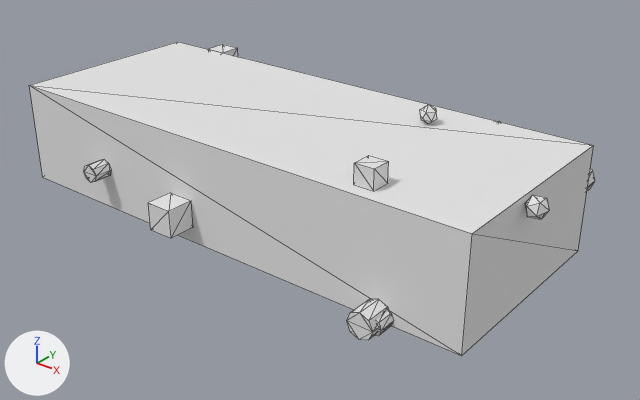
Two versions of the glTF model public/Objects/object04_high.glb, one commit apart.
Both versions are drawn from a 50 mm camera at (5.0, -5.77, 3.31) aimed at (0.32, 0.08, -0.32). The lights are fixed; the arrows at lower left show +X, +Y and +Z. The first picture is the older version. Mesh edges are drawn as thin lines. Vertices at exactly the same position are counted once.

Objects in the first picture: 'object04_high'.
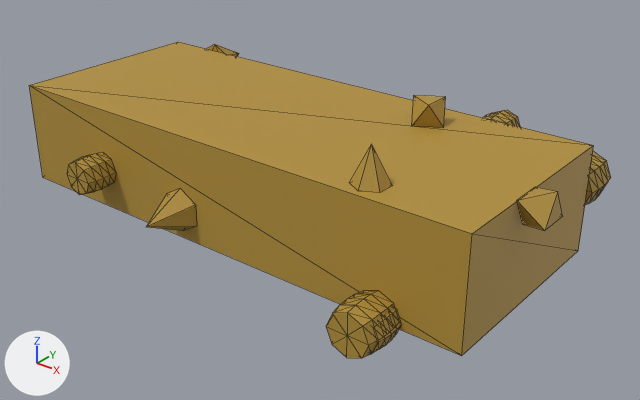
What differs and where, as boxes (x1, y1, x2, y2) in the pictures (640 x 400 px):
'object04_high', recoloured, reshaped (darker)
    before: (29, 42, 595, 356)
    after: (29, 42, 611, 358)
part 1 of me_cube_054, added
    after: (350, 145, 393, 193)
part 2 of me_cube_054, added
    after: (146, 189, 197, 231)
part 3 of me_cube_054, added
    after: (207, 44, 239, 56)
part 4 of me_cube_054, rebuilt
    before: (347, 299, 389, 340)
    after: (371, 308, 401, 353)
part 5 of me_cube_054, added
    after: (483, 110, 520, 127)
part 6 of me_cube_054, added
    after: (67, 152, 116, 195)
part 7 of me_cube_054, added
    after: (585, 151, 611, 205)
part 8 of me_cube_054, added (yellow)
    after: (326, 291, 395, 358)
part 9 of me_cube_054, deleted
    before: (84, 44, 595, 336)
part 10 of me_cube_054, added
    after: (517, 187, 562, 230)
part 11 of me_cube_054, added
    after: (412, 95, 446, 128)

Edits to the bpy script that builds the scene:
```text
Change mat_mat_object04_high:
    mat_mat_object04_high.base_color: (0.78, 0.78, 0.78) -> (0.45, 0.28, 0.04)  # white #e5e5e5 -> yellow #b39038
Change me_cube_054:
    used by ob_object04_high; location = (0.0, 0.0, 0.0)
    verts and faces of me_cube_054; kept vertices keep their numbers, new ones are numbered from 152
    remove me_cube_054.from_pydata(...)  # 152 vertices, 252 faces; spans x -2.67..2.69, y -1.26..1.25, z -0.68..0.68
    add me_cube_054.from_pydata(...)  # 265 vertices, 478 faces; spans x -2.81..2.74, y -1.42..1.4, z -0.82..0.83
    me_cube_054 part 1: a new loose piece, a 6-sided cone pointing to +z spanning x 1.36..1.64, y -0.94..-0.62, z 0.5..0.83, in mat_mat_object04_high (yellow #b39038)
    me_cube_054 part 2: a new loose piece, a 6-sided cone pointing to -y spanning x -0.57..-0.21, y -1.42..-1.0, z -0.43..-0.01, in mat_mat_object04_high (yellow #b39038)
    me_cube_054 part 3: a new loose piece, a 6-sided cone pointing to +y spanning x -2.07..-1.74, y 1.0..1.38, z 0.2..0.58, in mat_mat_object04_high (yellow #b39038)
    me_cube_054 part 4: the loose piece of 16 vertices spanning x 1.64..1.88, y -1.24..-1.0, z -0.55..-0.31 is rebuilt with 42 vertices and now spans x 1.65..1.99, y -1.31..-1.0, z -0.62..-0.27
    me_cube_054 part 5: a new loose piece of 42 vertices spanning x 1.37..1.71, y 1.0..1.31, z 0.18..0.53, in mat_mat_object04_high (yellow #b39038)
    me_cube_054 part 6: a new loose piece of 42 vertices spanning x -1.61..-1.25, y -1.32..-1.0, z -0.28..0.08, in mat_mat_object04_high (yellow #b39038)
    me_cube_054 part 7: a new loose piece of 42 vertices spanning x 2.12..2.57, y 1.0..1.4, z -0.15..0.31, in mat_mat_object04_high (yellow #b39038)
    me_cube_054 part 8: a new loose piece of 42 vertices spanning x 1.54..1.98, y -1.39..-1.0, z -0.65..-0.21, in mat_mat_object04_high (yellow #b39038)
    me_cube_054 part 9: 11 loose pieces with 128 vertices, spanning x -2.67..2.69, y -1.26..1.25, z -0.68..0.68, are deleted
    me_cube_054 part 10
    add verts[152] = (2.5, -0.22, 0.26)  # pixel (522, 224)
    add verts[153] = (2.5, -0.07, 0.51)  # pixel (535, 186)
    add verts[154] = (2.5, -0.37, 0.51)  # pixel (516, 200)
    add verts[155] = (2.74, -0.07, 0.34)  # pixel (562, 216)
    add verts[156] = (2.74, -0.22, 0.6)  # pixel (557, 191)
    add verts[157] = (2.74, -0.37, 0.34)  # pixel (544, 230)
    add faces += [(152, 154, 153), (155, 156, 157), (152, 153, 155), (153, 156, 155), (153, 154, 156), (154, 157, 156)]
    add faces += [(152, 157, 154), (152, 155, 157)]
    me_cube_054 part 11
    add verts[158] = (1.31, 0.57, 0.5)  # pixel (443, 127)
    add verts[159] = (1.07, 0.71, 0.5)
    add verts[160] = (1.07, 0.43, 0.5)  # pixel (411, 126)
    add verts[161] = (1.23, 0.71, 0.73)  # pixel (445, 96)
    add verts[162] = (0.99, 0.57, 0.73)  # pixel (413, 95)
    add verts[163] = (1.23, 0.43, 0.73)  # pixel (428, 105)
    add faces += [(158, 160, 159), (161, 162, 163), (158, 159, 161), (159, 162, 161), (159, 160, 162), (160, 163, 162)]
    add faces += [(158, 163, 160), (158, 161, 163)]
    other edits to the shape of me_cube_054 do not show in these pictures
```
